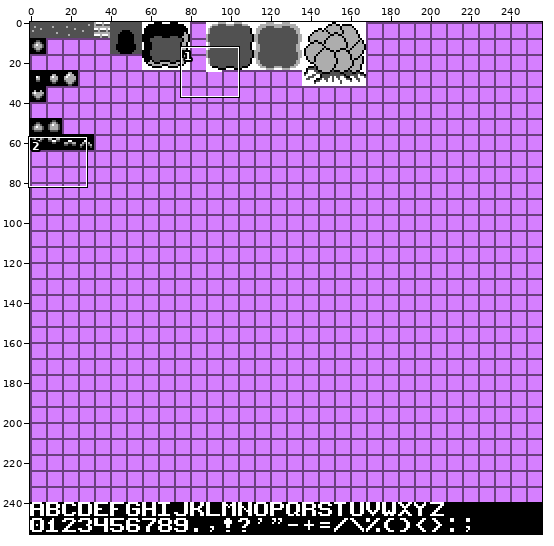
Sprite sheet: game/src/main/resources/sprites.png. The first picture is a wide view before the edit; the outline marks the close-up.
Close-up. Before:
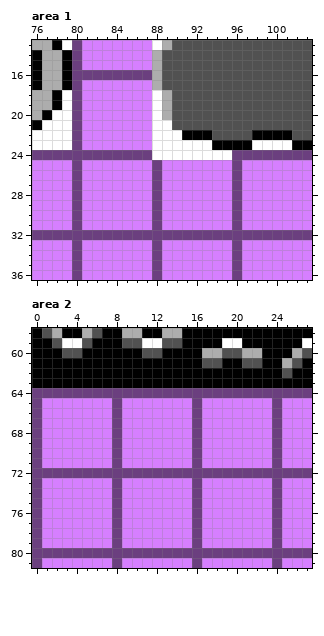
The file is 256x256 pixels. Shown: area 1: x 76..103, y 13..36; area 2: x 0..27, y 58..81.
The result:
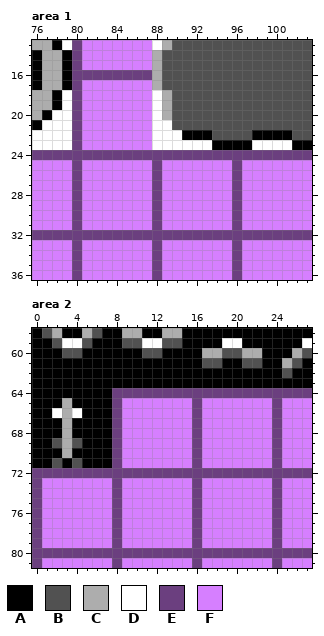
Palette (. is transparent): A #000000  B #515151  C #adadad  D #ffffff  E #6b3f7f  F #d67fff
The exact change:
Area 1:
Colour D gives way to colour E in row 24 at x 88 to 95.
Area 2:
Colour E gives way to colour A in row 64 at x 0 to 7; in rows 65 to 71 at x 0.
Colour F gives way to colour A in row 65 at x 1 to 2 and 4 to 7; in row 66 at x 1 and 5 to 7; in rows 67 to 68 at x 1 to 2 and 4 to 7; in row 69 at x 1 and 5 to 7; in row 70 at x 1 to 2 and 4 to 7; in row 71 at x 1, 3 and 5 to 7.
Colour F gives way to colour B in row 69 at x 2 and 4; in row 71 at x 2 and 4.
Colour F gives way to colour C in rows 65 to 70 at x 3.
Colour F gives way to colour D in row 66 at x 2 and 4.
Boxes around the changes in both close-ups, in picture pixels (x1, y1, x2, y2):
changed: (152, 150, 232, 160)
changed: (32, 388, 112, 468)
